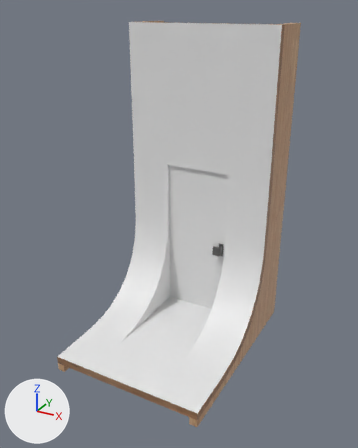
The FBX model Assets/Assets/Walls/MovieSet/FBX/GreenScreen_Door.fbx, before and after one commit.
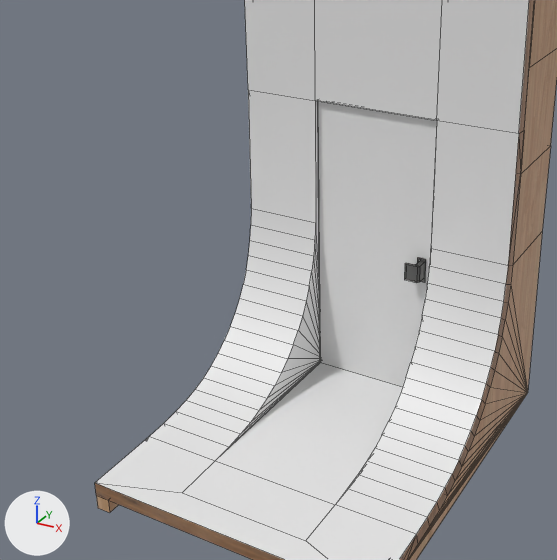
Old and new are each drawn whole from a 50 mm lens placed at (1.82, -3.74, 4.28), pointed at (-0.91, 1.23, 1.8) and again close up on the part from 3% to 81% of the width and 26% to 88% of the height. The lights are fixed; the arrows at lower left show +X, +Y and +Z. The close-ups show mesh edges as thin lines. Where no turn or scale is listed for an object, it has been applied to the vertices. Vertices at the same position are counted once.

Names of what the first close-up shows: 'GreenScreen_Door', 'GreenScreen_DoorFrame'.
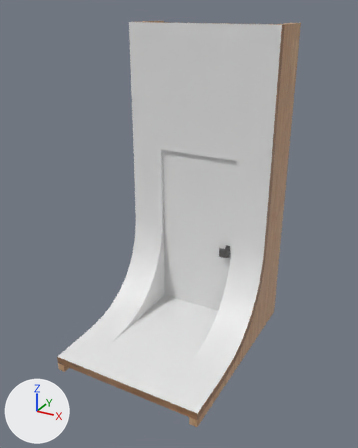
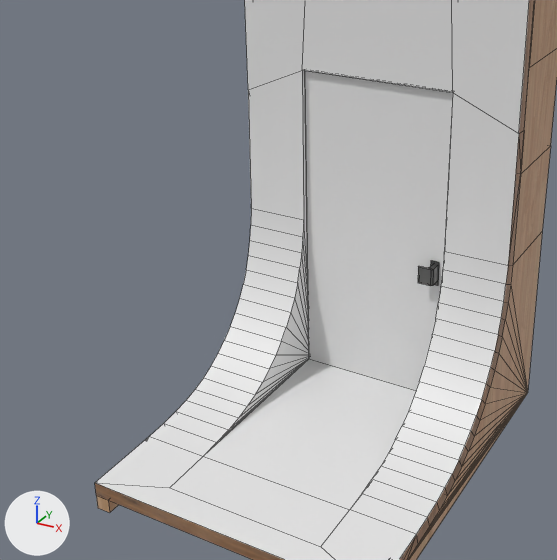
Boxes (x1, y1, x2, y2) around the edits, measured in the close-ups (557 x 560 px; the box of a moved part takes in the faces that stretch with it):
'GreenScreen_Door', reshaped (24% wider, 12% taller): before (318, 101, 437, 387); after (305, 71, 453, 391)
part 1 of me_cube_048, moved or reshaped: before (318, 101, 437, 387); after (305, 71, 453, 391)
part 2 of me_cube_048, moved or reshaped: before (417, 257, 426, 283); after (431, 260, 440, 286)
part 3 of me_cube_048, moved or reshaped: before (404, 262, 424, 283); after (418, 265, 437, 286)
part 4 of me_cube_049, moved or reshaped: before (95, 208, 320, 493); after (95, 208, 309, 488)
part 5 of me_cube_049, moved or reshaped: before (245, 0, 319, 268); after (245, 0, 308, 275)
part 6 of me_cube_049, moved or reshaped: before (97, 249, 508, 560); after (97, 252, 508, 560)
part 7 of me_cube_049, moved or reshaped: before (315, 0, 529, 266); after (302, 0, 529, 266)

The change, as a list of edits to the scene's bpy script:
```text
Change me_cube_048:
    where me_cube_048.from_pydata(...)  # 48 vertices, 42 faces; spans x -0.01..0.89, y -0.09..0.12, z 0.0..2.1
    used by ob_greenscreen_door; location = (-1.45, 1.934, 0.2)
    me_cube_048 part 1: the loose piece of 16 vertices spanning x -0.01..0.89, y 0.0..0.03, z 0.0..2.1 is scaled about its middle by (1.22, 1, 1.1), then moved by (0.0, 0.0, 0.1)
    me_cube_048 part 2: the loose piece of 8 vertices spanning x 0.79..0.85, y -0.01..0.05, z 0.91..1.09 is moved by (0.1, 0.0, 0.0)
    me_cube_048 part 3: the loose piece of 24 vertices spanning x 0.73..0.84, y -0.09..0.12, z 0.94..1.06 is moved by (0.1, 0.0, 0.0)
Change me_cube_049:
    where me_cube_049.from_pydata(...)  # 298 vertices, 357 faces; spans x -2.0..0.0, y 0.0..2.62, z 0.0..4.1
    used by ob_greenscreen_doorframe; location = (0.0, 0.0, 0.0)
    me_cube_049 part 4: all 33 vertices in x -1.45, y 0.19..2.1, z 0.1..2.0 are moved by (-0.1, 0.0, 0.0)
    me_cube_049 part 5: all 2 vertices in x -1.45, y 1.9..2.0, z 2.3 are moved by (-0.1, 0.0, 0.2)
    me_cube_049 part 6: all 33 vertices in x -0.55, y 0.19..2.1, z 0.1..2.0 are moved by (0.1, 0.0, 0.0)
    me_cube_049 part 7: all 2 vertices in x -0.55, y 1.9..2.0, z 2.3 are moved by (0.1, 0.0, 0.2)
```
